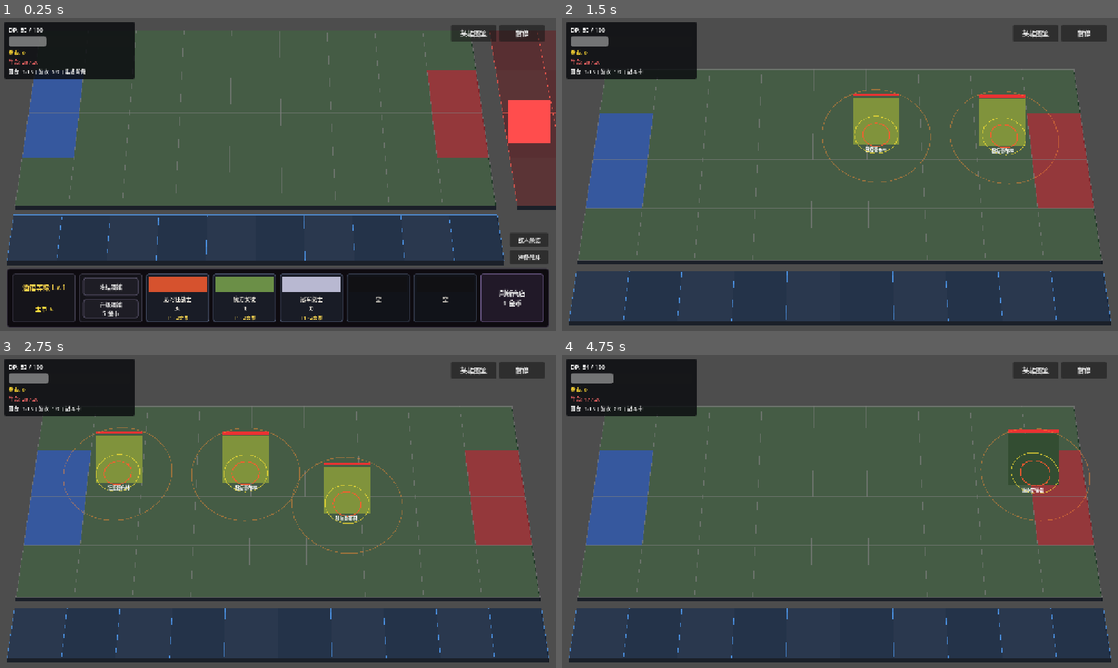
Above: before the commit, frames 1-4 (two rows, left to right).
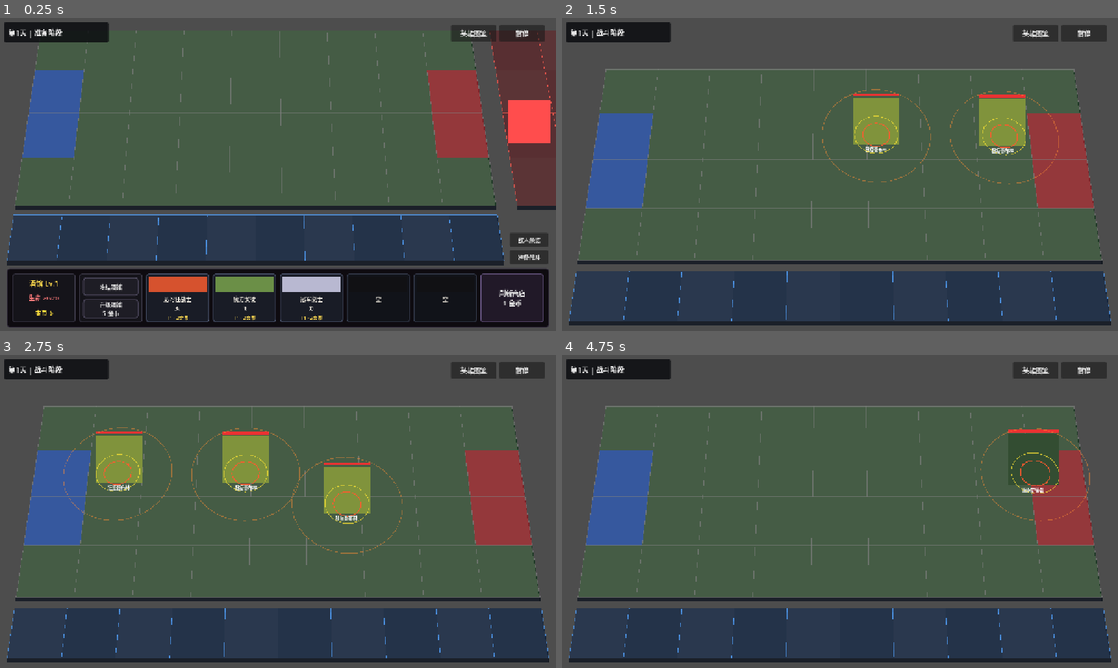
Above: after the commit, the same moments.

Repository: kuronaru/Paradiso
Game: Godot game, scene res://scenes/main.tscn
The game is run twice, just before and just after one commit, with the same random seed, the same clock (stepped at 60 frames per second) and the same inputs.
Inputs (mouse positions are in pixels of both pictures, inside the frame that each line leads up to):
- Up to frame 1 (0.25 s): no input
- Up to frame 2 (1.5 s): click "准备战斗" at 0.5 s; tap Enter at 1.25 s; move the mouse to (962, 158) at 1.27 s; hold W from 1.28 s (still down); tap F at 1.35 s; click (962, 158) at 1.42 s
- Up to frame 3 (2.75 s): tap Space at 1.52 s; release W at 2 s; drag from (166, 527) to (233, 470) at 2.02 s
- Up to frame 4 (4.75 s): move the mouse to (895, 442) at 2.77 s; hold W 2.78-3.5 s; tap H at 2.85 s; drag from (812, 574) to (789, 492) at 3.52 s; move the mouse to (1006, 558) at 4.27 s; tap E at 4.35 s; tap Space at 4.52 s

The runs differ from the first frame. In frame 1, 3.6% of the frame differs, in the area x 0-25%, y 1-96%; in frame 2, 3.3%; in frame 3, 3.3%; in frame 4, 3.4%.

Commit message:
modify progress info panel

Diff:
--- a/game/scripts/testing/ui_flow_rules_test.gd
+++ b/game/scripts/testing/ui_flow_rules_test.gd
@@ -70,19 +70,25 @@
 	GameManager.is_roguelike_run = true
 	GameManager.run_max_life = 20
 	GameManager.run_life = 7
+	GameManager.current_run_round = 1
+	BattleManager.state = BattleManager.BattleState.PREPARING
 	var resource_bar := ResourceBar.new()
 	add_child(resource_bar)
 	await get_tree().process_frame
 	resource_bar._process(0.0)
 
-	var life_label := resource_bar.find_child("LifeLabel", true, false) as Label
-	t.assert_true(life_label != null, "resource bar exposes a player-life label")
-	if life_label:
-		t.assert_true(life_label.visible, "life label is visible during a roguelike run")
-		t.assert_eq(life_label.text, "生命: 7 / 20", "life label displays current and maximum life")
+	t.assert_true(resource_bar.dp_label == null and resource_bar.dp_bar == null, "stage progress panel hides deployment points")
+	t.assert_true(resource_bar.gold_label == null and resource_bar.life_label == null, "stage progress panel hides gold and life")
+	t.assert_eq(resource_bar.wave_label.text, "第1天 | 准备阶段", "stage progress uses day notation during preparation")
+	GameManager.current_run_round = 10
+	BattleManager.state = BattleManager.BattleState.IN_PROGRESS
+	resource_bar._process(0.0)
+	t.assert_eq(resource_bar.wave_label.text, "第10天 | 战斗阶段", "stage progress uses day notation during combat without wave details")
 
 	remove_child(resource_bar)
 	resource_bar.queue_free()
+	GameManager.current_run_round = 1
+	BattleManager.state = BattleManager.BattleState.PREPARING
 	await get_tree().process_frame
 
 
@@ -296,6 +302,9 @@
 
 func _test_recruit_option_info_panel() -> void:
 	GameManager.is_roguelike_run = true
+	GameManager.run_gold = 2
+	GameManager.run_life = 16
+	GameManager.run_max_life = 20
 	BattleManager.state = BattleManager.BattleState.PREPARING
 	var manager := RecruitPurchaseSpy.new()
 	add_child(manager)
@@ -309,6 +318,17 @@
 	await get_tree().process_frame
 	recruit_ui._show()
 	await get_tree().process_frame
+	t.assert_eq(recruit_ui.title_label.text, "酒馆 Lv.1", "recruit first cell shows the compact tavern level")
+	t.assert_eq(recruit_ui.life_label.text, "生命 16/20", "recruit first cell shows run life between tavern and gold")
+	t.assert_eq(recruit_ui.gold_label.text, "金币 2", "recruit first cell keeps the current run gold")
+	t.assert_true(
+		recruit_ui.title_label.get_index() < recruit_ui.life_label.get_index()
+		and recruit_ui.life_label.get_index() < recruit_ui.gold_label.get_index(),
+		"recruit first cell orders tavern, life, and gold vertically"
+	)
+	GameManager.run_life = 15
+	GameManager.run_life_changed.emit(15, 20)
+	t.assert_eq(recruit_ui.life_label.text, "生命 15/20", "recruit life display reacts to life changes")
 
 	var overlay := get_tree().root.get_node_or_null("UnitInfoOverlay") as UnitInfoPanel
 	var option_button := recruit_ui.option_buttons[0] as Button
--- a/game/scripts/ui/recruit_ui.gd
+++ b/game/scripts/ui/recruit_ui.gd
@@ -34,6 +34,7 @@
 var refresh_btn: Button
 var upgrade_btn: Button
 var gold_label: Label
+var life_label: Label
 var title_label: Label
 var panel_container: PanelContainer
 var content_margin: MarginContainer
@@ -57,6 +58,8 @@
 		GameManager.run_gold_changed.connect(_on_run_gold_changed)
 	if not GameManager.run_round_changed.is_connected(_on_run_round_changed):
 		GameManager.run_round_changed.connect(_on_run_round_changed)
+	if not GameManager.run_life_changed.is_connected(_on_run_life_changed):
+		GameManager.run_life_changed.connect(_on_run_life_changed)
 	if not BattleManager.unit_deployed.is_connected(_on_roster_changed):
 		BattleManager.unit_deployed.connect(_on_roster_changed)
 	if not BattleManager.unit_retreated.is_connected(_on_roster_changed):
@@ -134,13 +137,23 @@
 	stack.alignment = BoxContainer.ALIGNMENT_CENTER
 
 	title_label = Label.new()
-	title_label.text = "酒馆等级 Lv.1"
+	title_label.text = "酒馆 Lv.1"
 	title_label.horizontal_alignment = HORIZONTAL_ALIGNMENT_CENTER
 	title_label.vertical_alignment = VERTICAL_ALIGNMENT_CENTER
 	title_label.add_theme_font_size_override("font_size", 16)
 	title_label.add_theme_color_override("font_color", Color(1.0, 0.85, 0.3))
 	title_label.size_flags_vertical = Control.SIZE_EXPAND_FILL
 	stack.add_child(title_label)
+
+	life_label = Label.new()
+	life_label.name = "LifeLabel"
+	life_label.text = "生命 0/0"
+	life_label.horizontal_alignment = HORIZONTAL_ALIGNMENT_CENTER
+	life_label.vertical_alignment = VERTICAL_ALIGNMENT_CENTER
+	life_label.add_theme_font_size_override("font_size", 14)
+	life_label.add_theme_color_override("font_color", Color(1.0, 0.48, 0.48))
+	life_label.size_flags_vertical = Control.SIZE_EXPAND_FILL
+	stack.add_child(life_label)
 
 	gold_label = Label.new()
 	gold_label.text = "金币 0"
@@ -301,7 +314,8 @@
 	if selected_option_index >= options.size():
 		_set_selected_option(-1)
 	var active_gold := GameManager.get_active_gold()
-	title_label.text = "酒馆等级 Lv.%d" % recruit_system.tavern_level
+	title_label.text = "酒馆 Lv.%d" % recruit_system.tavern_level
+	life_label.text = "生命 %d/%d" % [GameManager.run_life, GameManager.run_max_life]
 	gold_label.text = "金币 %d" % active_gold
 
 	freeze_btn.text = "解冻酒馆" if recruit_system.is_frozen else "冻结酒馆"
@@ -640,6 +654,10 @@
 	_refresh()
 
 
+func _on_run_life_changed(_current: int, _maximum: int) -> void:
+	_refresh()
+
+
 func _on_roster_changed(_unit: Node) -> void:
 	_refresh()
 
--- a/game/scripts/ui/resource_bar.gd
+++ b/game/scripts/ui/resource_bar.gd
@@ -1,4 +1,4 @@
-# resource_bar.gd — DP资源显示条 + 开始波次按钮
+# resource_bar.gd — 关卡日程显示 + 战斗操作按钮
 class_name ResourceBar
 extends Control
 
@@ -30,15 +30,15 @@
 	mouse_filter = Control.MOUSE_FILTER_IGNORE
 
 	info_panel = PanelContainer.new()
-	info_panel.custom_minimum_size = Vector2(300, 116)
+	info_panel.custom_minimum_size = Vector2(240, 46)
 	info_panel.anchor_left = 0.0
 	info_panel.anchor_top = 0.0
 	info_panel.anchor_right = 0.0
 	info_panel.anchor_bottom = 0.0
 	info_panel.offset_left = 10.0
 	info_panel.offset_top = 10.0
-	info_panel.offset_right = 310.0
-	info_panel.offset_bottom = 126.0
+	info_panel.offset_right = 250.0
+	info_panel.offset_bottom = 56.0
 	info_panel.mouse_filter = Control.MOUSE_FILTER_IGNORE
 	var info_style := StyleBoxFlat.new()
 	info_style.bg_color = Color(0.035, 0.04, 0.055, 0.82)
@@ -56,42 +56,14 @@
 	info_margin.add_theme_constant_override("margin_bottom", 8)
 	info_panel.add_child(info_margin)
 
-	var info_stack := VBoxContainer.new()
-	info_stack.add_theme_constant_override("separation", 4)
-	info_margin.add_child(info_stack)
-
-	# DP条
-	dp_label = Label.new()
-	dp_label.add_theme_font_size_override("font_size", 14)
-	dp_label.add_theme_color_override("font_color", Color.WHITE)
-	info_stack.add_child(dp_label)
-
-	dp_bar = ProgressBar.new()
-	dp_bar.custom_minimum_size = Vector2(bar_width, bar_height)
-	dp_bar.max_value = max(ResourceManager.max_dp, 1)
-	dp_bar.show_percentage = false
-	info_stack.add_child(dp_bar)
-
-	# 金币显示
-	gold_label = Label.new()
-	gold_label.name = "GoldLabel"
-	gold_label.add_theme_font_size_override("font_size", 12)
-	gold_label.add_theme_color_override("font_color", Color(1.0, 0.85, 0.2))
-	info_stack.add_child(gold_label)
-
-	# 单局玩家生命
-	life_label = Label.new()
-	life_label.name = "LifeLabel"
-	life_label.add_theme_font_size_override("font_size", 12)
-	life_label.add_theme_color_override("font_color", Color(1.0, 0.42, 0.42))
-	info_stack.add_child(life_label)
-
-	# 波次
+	# 关卡日程只保留“天数 | 阶段”，其他资源移至各自操作区域。
 	wave_label = Label.new()
 	wave_label.name = "WaveLabel"
-	wave_label.add_theme_font_size_override("font_size", 12)
+	wave_label.horizontal_alignment = HORIZONTAL_ALIGNMENT_LEFT
+	wave_label.vertical_alignment = VERTICAL_ALIGNMENT_CENTER
+	wave_label.add_theme_font_size_override("font_size", 16)
 	wave_label.add_theme_color_override("font_color", Color(0.9, 0.9, 0.9))
-	info_stack.add_child(wave_label)
+	info_margin.add_child(wave_label)
 
 	start_button_margin = MarginContainer.new()
 	start_button_margin.anchor_left = 0.0
@@ -124,8 +96,6 @@
 	enemy_preview_btn.pressed.connect(_on_enemy_preview_pressed)
 	preview_button_margin.add_child(enemy_preview_btn)
 
-	ResourceManager.dp_changed.connect(_on_dp_changed)
-	_on_dp_changed(ResourceManager.current_dp, ResourceManager.max_dp)
 	_layout_battle_buttons()
 
 
@@ -135,36 +105,21 @@
 	if viewport_size != size:
 		size = viewport_size
 
-	# 更新金币和波次
-	if gold_label:
-		gold_label.text = "金币: %d" % GameManager.get_active_gold()
-	if life_label:
-		life_label.visible = GameManager.is_roguelike_run
-		life_label.text = "生命: %d / %d" % [GameManager.run_life, GameManager.run_max_life]
-
+	# 更新天数和当前阶段，不再显示部署点、波次、金币与生命。
 	if wave_label:
 		var state_text := ""
 		match BattleManager.state:
 			BattleManager.BattleState.PREPARING:
 				state_text = "准备阶段"
 			BattleManager.BattleState.IN_PROGRESS:
-				state_text = "战斗中"
+				state_text = "战斗阶段"
 			BattleManager.BattleState.WAVE_BREAK:
-				state_text = "波次间隙"
+				state_text = "战斗阶段"
 			BattleManager.BattleState.VICTORY:
-				state_text = "胜利!"
+				state_text = "结算阶段"
 			BattleManager.BattleState.DEFEAT:
-				state_text = "失败!"
-		if GameManager.is_roguelike_run:
-			wave_label.text = "回合: %d/%d | 波次: %d/%d | %s" % [
-				GameManager.current_run_round,
-				GameManager.max_run_rounds,
-				BattleManager.current_wave,
-				BattleManager.total_waves,
-				state_text
-			]
-		else:
-			wave_label.text = "波次: %d/%d | %s" % [BattleManager.current_wave, BattleManager.total_waves, state_text]
+				state_text = "战斗结束"
+		wave_label.text = "第%d天 | %s" % [maxi(1, GameManager.current_run_round), state_text]
 
 	# 更新波次按钮
 	_layout_battle_buttons()
@@ -246,7 +201,8 @@
 
 ## 处理部署点变化回调。
 func _on_dp_changed(current: int, max_val: int) -> void:
-	dp_label.text = "DP: %d / %d" % [current, max_val]
+	if dp_label:
+		dp_label.text = "DP: %d / %d" % [current, max_val]
 	if dp_bar:
 		dp_bar.max_value = max(max_val, 1)
 		dp_bar.value = clampi(current, 0, max(max_val, 1))
